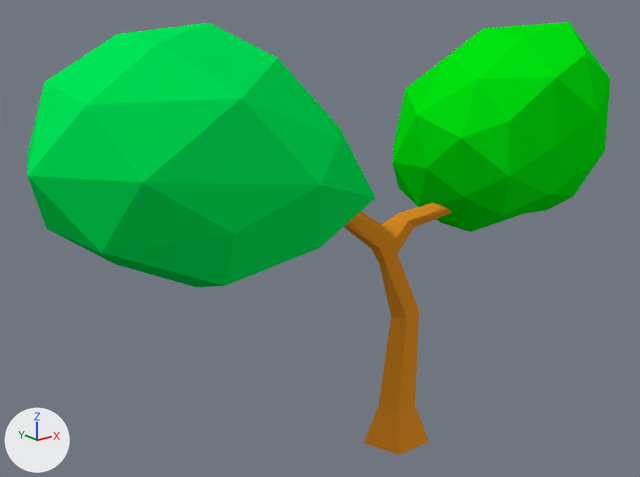
A saved change to the Blender file Lightspark/Assets/Models/WorldObj/Baum01.blend.
One viewpoint serves both versions: a 50 mm camera at (-16.35, -16.88, 13.47) aimed at (-2.48, 0.46, 6.53). The lights are fixed; the arrows at lower left show +X, +Y and +Z.
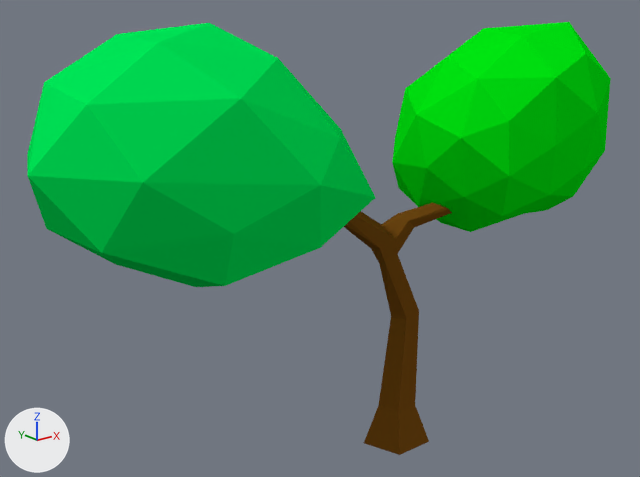
The change, as a list of edits to the scene's bpy script:
```text
Change mat_stamm:
    mat_stamm.base_color: (0.8, 0.285, 0.0209) -> (0.173, 0.0662, 0.00686)  # orange #e79128 -> brown #734914
```

Pixel boxes [x1, y1, x2, y2] of what changed, in the pictures (640 x 477 px):
'Cylinder', recoloured: [344, 203, 452, 455] in both
